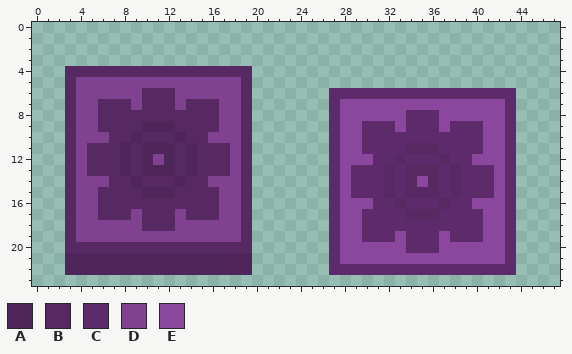
Two versions of one pixel-art sprite, ResourceIdle/Content/Textures/buttons/settings.png. The picture above was drawn from the file before the commit.
The file is 48x24 pixels. Colours within 5 levels of each other are drawn and written as one.
Palette (. is transparent): A #4e2659  B #572963  C #5d2b6b  D #804190  E #8b469d
Pixels before, first column x 3:
 4 BBBBBBBBBBBBBBBBB........................
 5 BDDDDDDDDDDDDDDDB........................
 6 BDDDDDDBBBDDDDDDB.......CCCCCCCCCCCCCCCCC
 7 BDDBBBDBBBDBBBDDB.......CEEEEEEEEEEEEEEEC
 8 BDDBBBBBBBBBBBDDB.......CEEEEEECCCEEEEEEC
 9 BDDBBBBAAABBBBDDB.......CEECCCECCCECCCEEC
10 BDDDBBABBBABBDDDB.......CEECCCCCCCCCCCEEC
11 BDBBBABAAABABBBDB.......CEECCCCBBBCCCCEEC
12 BDBBBABADABABBBDB.......CEEECCBCCCBCCEEEC
13 BDBBBABAAABABBBDB.......CECCCBCBBBCBCCCEC
14 BDDDBBABBBABBDDDB.......CECCCBCBEBCBCCCEC
15 BDDBBBBAAABBBBDDB.......CECCCBCBBBCBCCCEC
16 BDDBBBBBBBBBBBDDB.......CEEECCBCCCBCCEEEC
17 BDDBBBDBBBDBBBDDB.......CEECCCCBBBCCCCEEC
18 BDDDDDDBBBDDDDDDB.......CEECCCCCCCCCCCEEC
19 BDDDDDDDDDDDDDDDB.......CEECCCECCCECCCEEC
20 BBBBBBBBBBBBBBBBB.......CEEEEEECCCEEEEEEC
21 AAAAAAAAAAAAAAAAA.......CEEEEEEEEEEEEEEEC
22 AAAAAAAAAAAAAAAAA.......CCCCCCCCCCCCCCCCC
And afterwards:
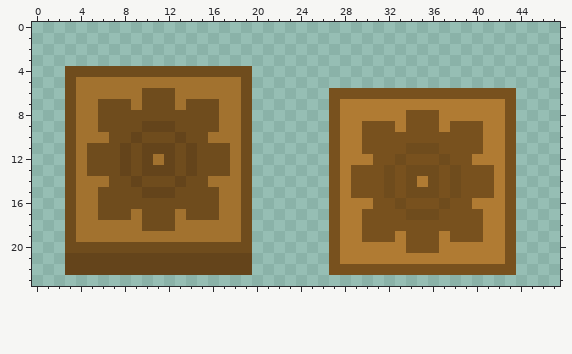
Changes in this commit:
colour A: #4e2659 -> #64441b
colour B: #572963 -> #6f4c1d
colour C: #5d2b6b -> #78511e
colour D: #804190 -> #a2722f
colour E: #8b469d -> #b07b33
